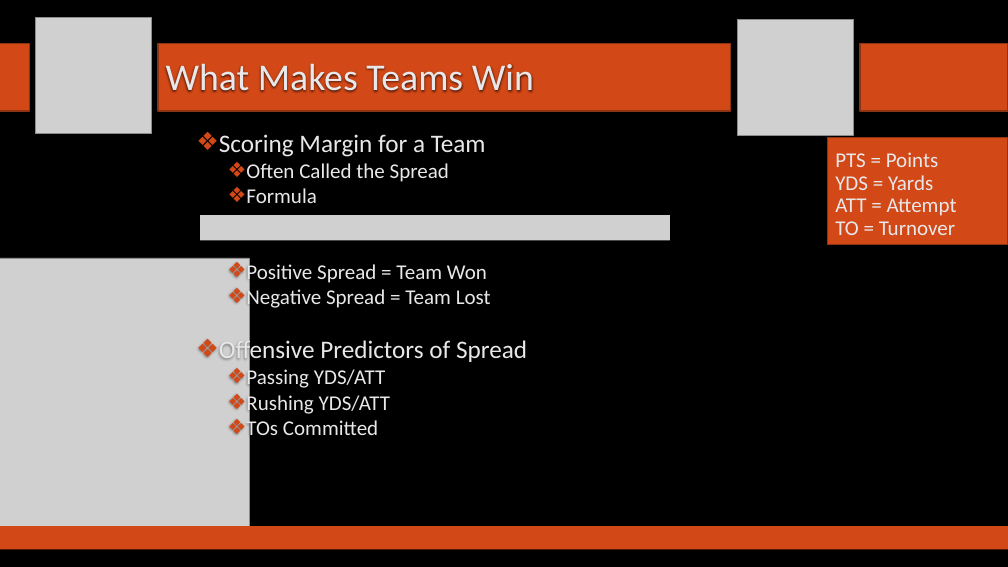
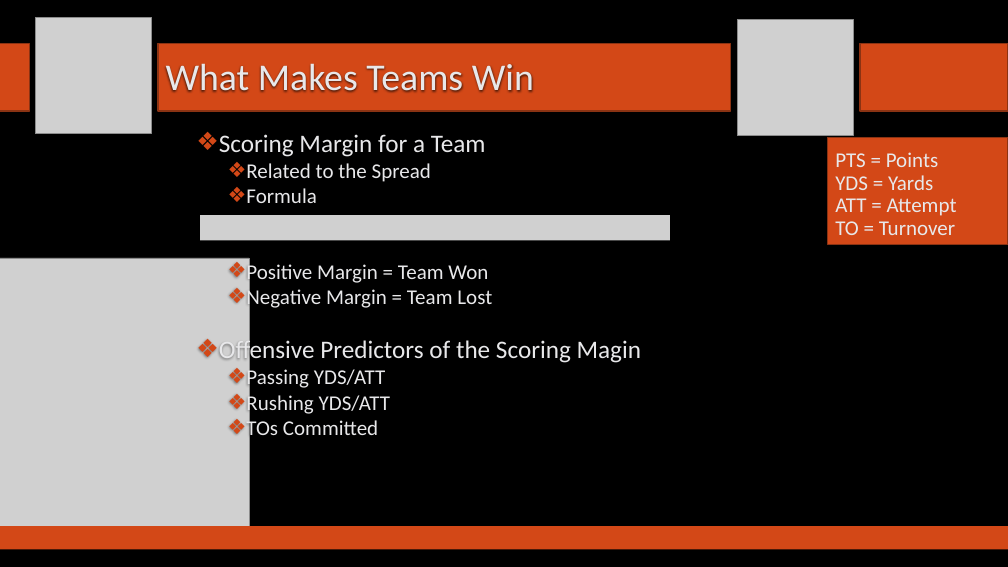
Before and after one commit to SuperMarioGiacomazzo/STOR390_WEBSITE, a slide deck: slide 4 of Slides/Football 1/Footballl_1_Lecture.pptx. Drawn at 1008x567 pixels with LibreOffice and Linux fonts; fonts in the diff are those of the drawing; grey boxes stand for pictures; background and template pictures are left out. Boxes give left, top, right and bottom in pixels: in the first picture for what was removed or moved away, otherwise in the second. Text is boxed around its words. In the diff, an @@ line names an element or a change of style, - is before the commit and + after.

```diff
--- a/Slides/Football 1/Footballl_1_Lecture.pptx
+++ b/Slides/Football 1/Footballl_1_Lecture.pptx
@@ text at (246, 163, 431, 182): text changed @@
-  ❖ Often Called the Spread
+  ❖ Related to the Spread
@@ text at (219, 261, 641, 365): text changed @@
-  ❖ Positive Spread = Team Won
-  ❖ Negative Spread = Team Lost
-❖ Offensive Predictors of Spread
+  ❖ Positive Margin = Team Won
+  ❖ Negative Margin = Team Lost
+❖ Offensive Predictors of the Scoring Magin
```
Also in this commit, not shown: 1 other slide changed, 1 other file.
